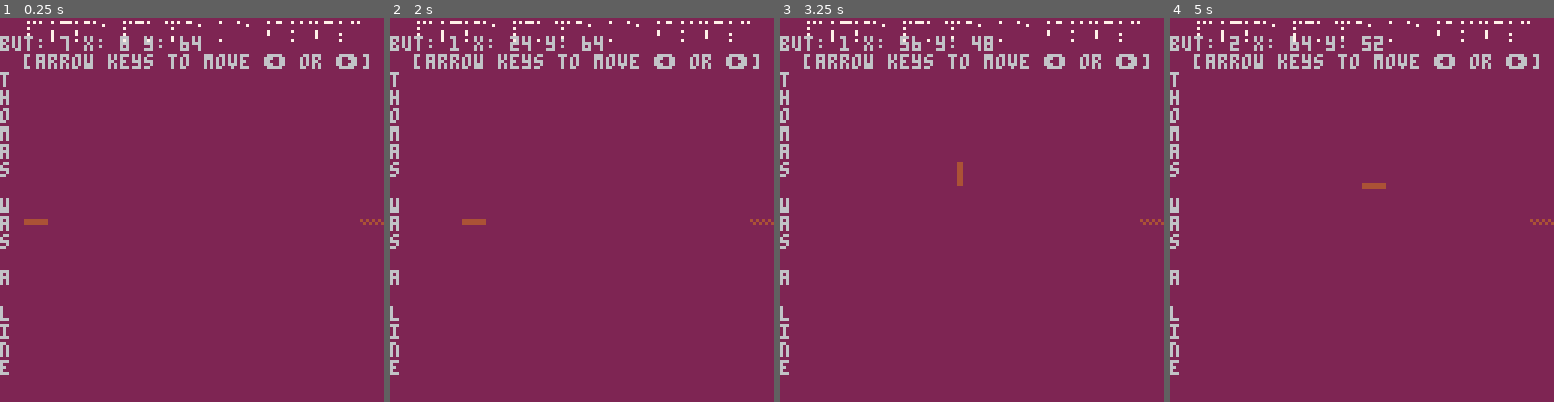
Above: before the commit, frames 1-4 (left to right).
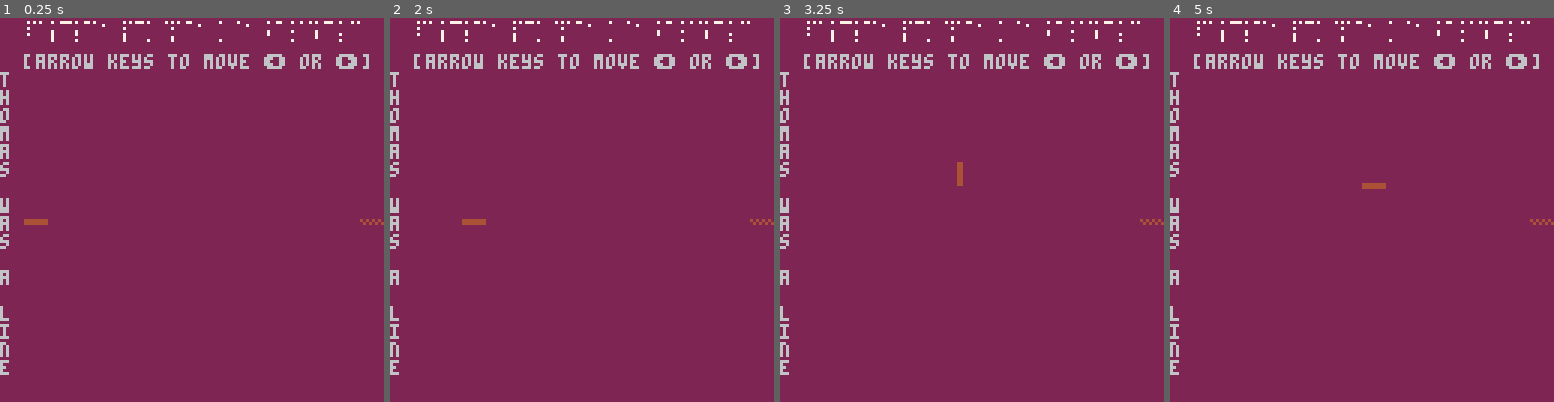
Above: after the commit, the same moments.

Repository: DoctorMikeReddy/Thomas-Was-a-Line
Game: PICO-8 cartridge thomas-was-a-line.p8
The game is run twice, just before and just after one commit, with the same random seed, the same clock (stepped at 60 frames per second) and the same inputs.
Inputs:
- Up to frame 1 (0.25 s): no input
- Up to frame 2 (2 s): tap X (X key) at 0.33, 1.07, 1.85 s; tap O (Z key) at 0.7, 1.7 s; hold Right from 1.6 s (still down)
- Up to frame 3 (3.25 s): release Right at 2.1 s; tap O (Z key) at 2.1, 2.5, 2.9 s; hold Up 2.15-2.42 s; hold Right 2.47-3.03 s; tap X (X key) at 2.97 s; hold Left from 3.08 s (still down)
- Up to frame 4 (5 s): tap O (Z key) every 0.4 s from 3.3 to 4.9 s; release Left at 3.58 s; hold Down 3.63-3.97 s; hold Right 4.02-4.68 s; tap X (X key) at 4.08 s; hold Up from 4.73 s (still down)

The runs differ from the first frame. In frame 1, 0.6% of the frame differs, in the area x 0-53%, y 4-9%; in frame 2, 0.6%; in frame 3, 0.6%; in frame 4, 0.7%, in the area x 0-56%, y 4-9%.

Commit message:
First playable build

Diff:
--- a/thomas-was-a-line.p8
+++ b/thomas-was-a-line.p8
@@ -24,8 +24,8 @@
 
 function initlevels()
 levels={{"  [press z (or 🅾️)]" },
-        {"  why oh 'y' 🅾️ why?"},
-        {"  [fin]"}
+        {"there must be more than this!"},
+        {"fin - for now. come back for more]"}
        }
 end
 
@@ -104,9 +104,9 @@
     and
     players[player+1][5]==64
   then
-    d=1
     l=1
     player=0
+    players[player+1][3]=1
     players[player+1][4]=8
     players[player+1][5]=64
   end
@@ -118,9 +118,9 @@
     and
     players[player+1][3]>0
   then
-    d=-1
     l=2
     player=0
+    players[player+1][3]=-1
     players[player+1][4]=8
     players[player+1][5]=64
   end
@@ -144,7 +144,8 @@
 -- colour scheme
   map((l%8)*16,(flr(l/8)*16),0,0)
   print("")
-  print("but: "..button.." x: "..x.." y: "..y)
+  print("") --comment out for debug messages below
+--  print("but: "..button.." x: "..x.." y: "..y)
   -- horiz message, if any
   print(hmsg)
 
